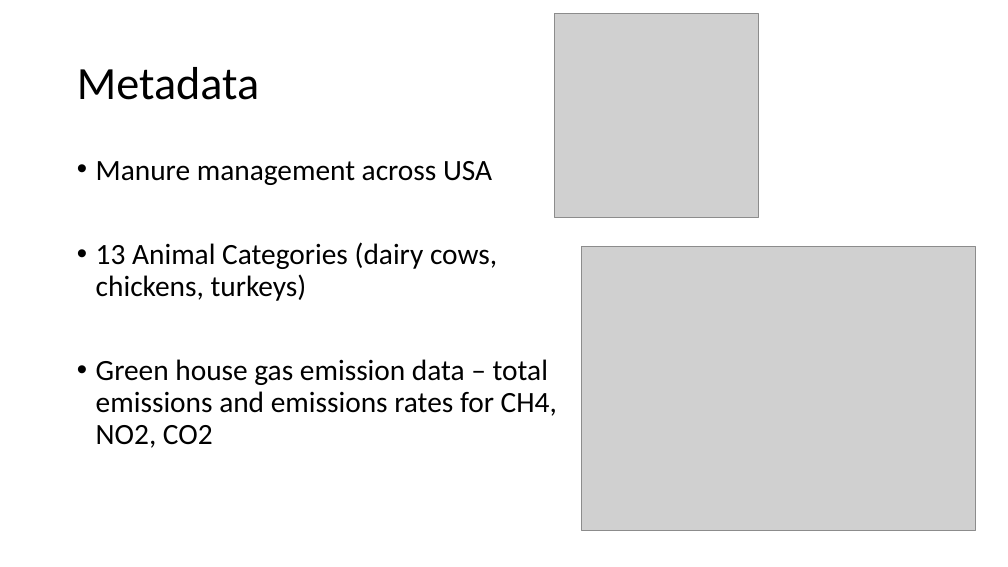
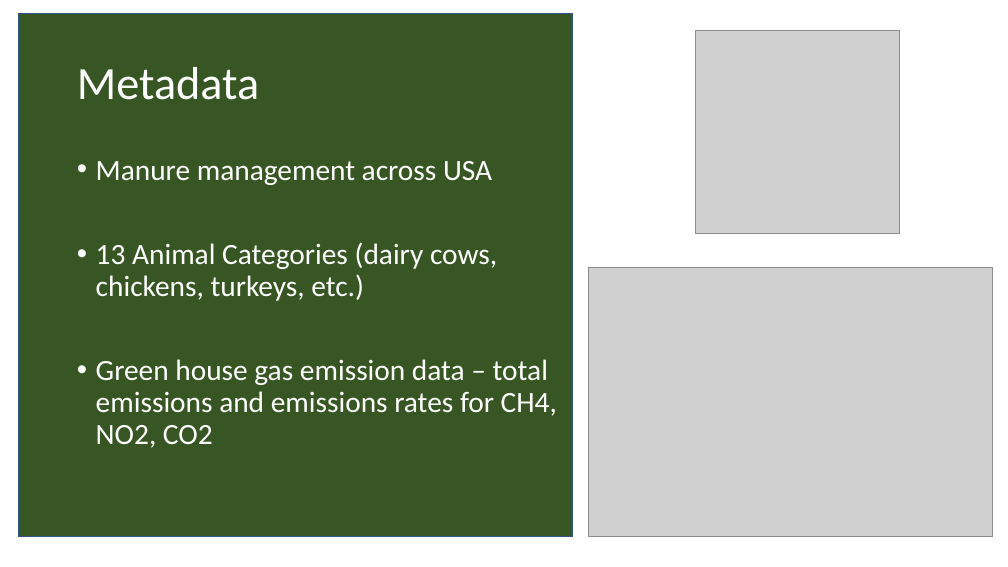
Before and after one commit to sultzerk/SultzerSwit_ENV872_EDA_FinalProject, a slide deck: slide 2 of Project/Sultzer_Swit_Methane.pptx. Drawn at 1008x567 pixels with LibreOffice and Linux fonts; fonts in the diff are those of the drawing; grey boxes stand for pictures. Boxes give left, top, right and bottom in pixels: in the first picture for what was removed or moved away, otherwise in the second. Text is boxed around its words. In the diff, an @@ line names an element or a change of style, - is before the commit and + after.

```diff
--- a/Project/Sultzer_Swit_Methane.pptx
+++ b/Project/Sultzer_Swit_Methane.pptx
@@ rectangle added at [18, 14, 572, 537], fill #385723, outline #325491 1 pt @@
@@ title "Metadata" at [77, 67, 259, 100]: text colour #000000 to #FFFFFF @@
@@ picture: place and size @@
-picture at [554, 14, 758, 217]
+picture at [696, 30, 899, 234]
@@ text at [96, 161, 557, 448]: text colour #000000 to #FFFFFF in "Manure management across USA", "Green house gas emission data – total ..." @@
@@ text at [96, 242, 497, 301]: text changed; text colour #000000 to #FFFFFF @@
-• 13 Animal Categories (dairy cows, chickens, turkeys)
+• 13 Animal Categories (dairy cows, chickens, turkeys, etc.)
@@ picture: place and size @@
-picture at [582, 247, 976, 530]
+picture at [589, 268, 992, 537]
```
Also in this commit, not shown: 3 other slides changed, 6 slides added, 4 slides removed, 8 other files.
